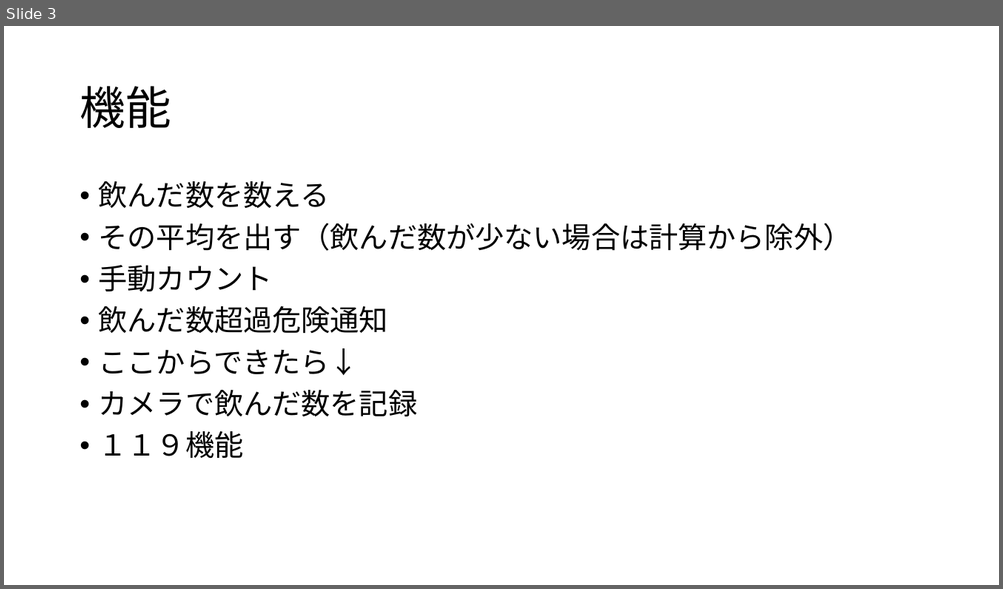
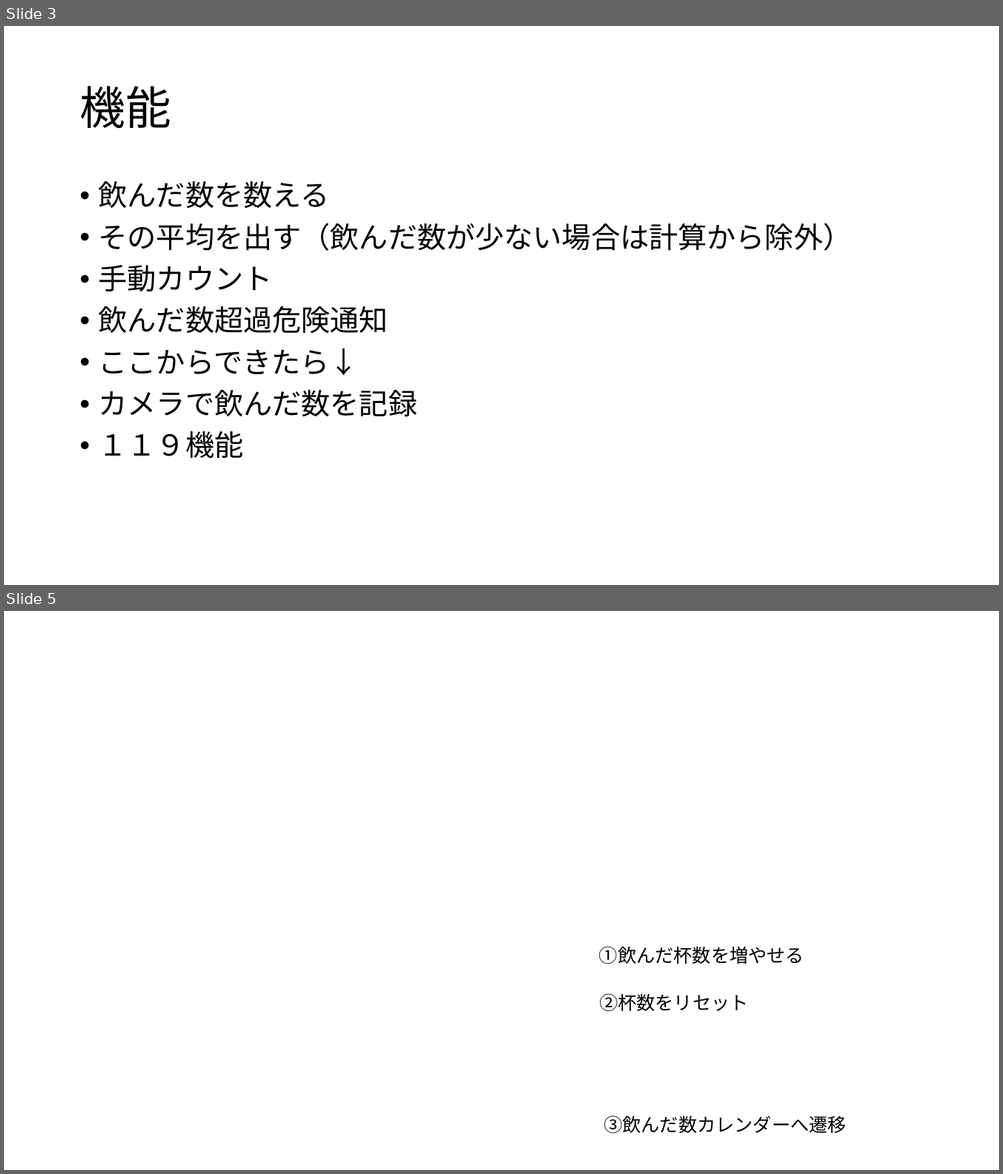
Before and after one commit to maruaki101/mobile_flutter_dayon, a slide deck: 仕様書.pptx. Shown one above the other, each under a label of ours: slide 3 before the commit, slides 3 and 5 after it; the slides between them are not shown. The pictures are 1003x589 and 1003x1174 pixels, drawn with LibreOffice and Linux fonts; fonts in the diff are those of the drawing; background and template pictures are left out. Boxes give left, top, right and bottom in pixels: in the first picture for what was removed or moved away, otherwise in the second. Text is boxed around its words. In the diff, an @@ line names an element or a change of style, - is before the commit and + after.

```diff
--- a/仕様書.pptx
+++ b/仕様書.pptx
@@ slide 5 added at (x1=4, y1=611, x2=999, y2=1170), background picture (left out) @@
@@ text added at (x1=599, y1=946, x2=804, y2=964), 18 pt, text #000000 @@
+①飲んだ杯数を増やせる
@@ text added at (x1=599, y1=994, x2=748, y2=1011), 18 pt, text #000000 @@
+②杯数をリセット
@@ text added at (x1=603, y1=1116, x2=846, y2=1133), 18 pt, text #000000 @@
+③飲んだ数カレンダーへ遷移
```
Also in this commit, not shown: 2 other slides added, 1 other file.
